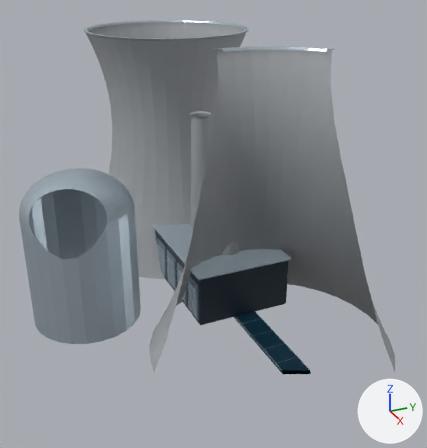
What one commit did to the Blender file tools/blender/across-infrastructure.blend.
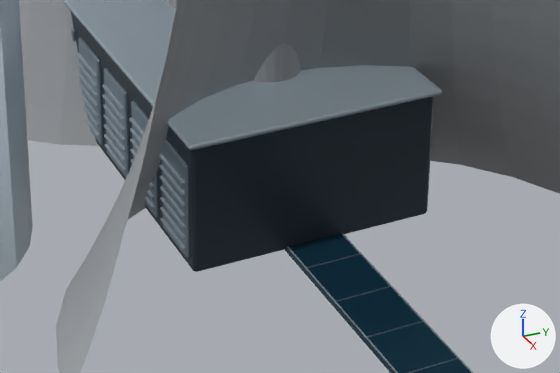
Each version is shown whole from a 50 mm camera at (69.6, -31.4, 44.0) aimed at (4.3, -2.0, 11.4), then close up on the part from 30% to 78% of the width and 50% to 81% of the height. Every picture has the same lights, and +X, +Y and +Z are marked at lower right. The first two pictures are the older version. Everything nearer to the camera than a plane just in front of the edit is cut away.

The older version as bpy lines, for what is in view:
```python
me_cooling_tower_shell = bpy.data.meshes.new('Cooling tower shell')
me_cooling_tower_shell.from_pydata(...)  # 1216 vertices, 1152 faces; spans x -32.0..32.0, y -15.0..15.0, z 0.0..34.0
me_cooling_tower_shell.materials.append(mat_satin_concrete)  # grey #a6aaad
me_pv_row = bpy.data.meshes.new('PV row')
me_pv_row.from_pydata(...)  # 56 vertices, 54 faces; spans x -30.0..30.0, y -1.5..1.5, z -0.2..0.2
me_pv_row.materials.append(mat_photovoltaic_glazing)  # dark blue #214b61
me_tapered_exhaust_stack = bpy.data.meshes.new('Tapered exhaust stack')
me_tapered_exhaust_stack.from_pydata(...)  # 144 vertices, 96 faces; spans x -6.3..6.3, y -1.9..1.9, z 0.0..24.0
me_tapered_exhaust_stack.materials.append(mat_satin_concrete)  # grey #a6aaad
ob_gas_plant__satin_concrete = bpy.data.objects.new('GAS_PLANT__Satin concrete', me_tapered_exhaust_stack)
ob_gas_plant__satin_concrete.parent = ob_gas_plant
ob_gas_plant__satin_concrete.location = (0.0, 0.0, 0.0)
ob_nuclear_plant__satin_concrete = bpy.data.objects.new('NUCLEAR_PLANT__Satin concrete', me_cooling_tower_shell)
ob_nuclear_plant__satin_concrete.parent = ob_nuclear_plant
ob_nuclear_plant__satin_concrete.location = (0.0, 0.0, 0.0)
ob_solar_row__photovoltaic_glazing = bpy.data.objects.new('SOLAR_ROW__Photovoltaic glazing', me_pv_row)
ob_solar_row__photovoltaic_glazing.parent = ob_solar_row
ob_solar_row__photovoltaic_glazing.location = (0.0, 0.0, 0.0)
# also in view: 'SOLAR_ROW__Ceramic metal casing' at (0.0, 0.0, 0.2); 'NUCLEAR_PLANT__Ceramic metal casing' at (0.0, -6.9, 17.0); 'GAS_PLANT__Ceramic metal casing' at (0.0, 0.0, 4.2); 'GAS_PLANT__Graphite recess' at (0.0, 0.0, 3.5); 'GAS_PLANT__Brushed structural steel' at (0.0, -2.5, 12.2)
```
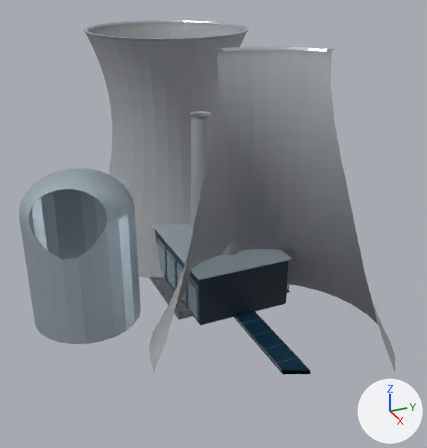
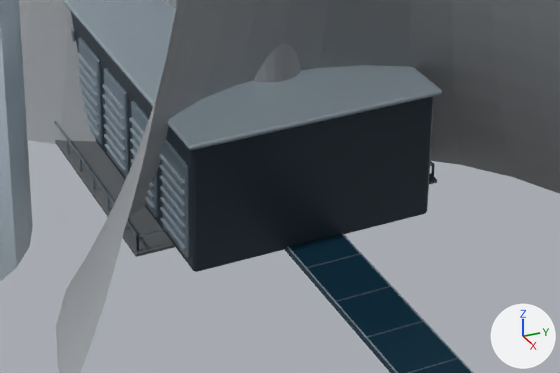
Pixel boxes (x1, y1, x2, y2) of what changed, in the close-ups (560 x 373 px):
'MAP_SUBSTATION__Crushed rock yard', added
    after: (55, 140, 437, 257)
'MAP_SUBSTATION__Brushed structural steel', added (mostly hidden)
    after: (54, 121, 435, 252)

Diff of the bpy script that builds the scene:
```diff
--- a/tools/blender/across-infrastructure.blend.py
+++ b/tools/blender/across-infrastructure.blend.py
@@ mat_crushed_rock_yard @@
+mat_crushed_rock_yard = principled_material('Crushed rock yard')
+mat_crushed_rock_yard.base_color = (0.13, 0.14, 0.15)  # dark grey #65696c
+mat_crushed_rock_yard.roughness = 0.95
@@ me_control_house_roof @@
+me_control_house_roof.from_pydata(...)  # 592 vertices, 420 faces; spans x -7.3..7.3, y -8.4..8.4, z 0.1..7.2
+me_control_house_roof.materials.append(mat_brushed_structural_steel)  # greyish blue #95a6b3
@@ me_substation_gravel_pad @@
+me_substation_gravel_pad.from_pydata(...)  # 56 vertices, 54 faces; spans x -7.5..7.5, y -8.5..8.5, z 0.0..0.2
+me_substation_gravel_pad.materials.append(mat_crushed_rock_yard)  # dark grey #65696c
@@ ob_map_substation__brushed_structural_steel @@
+ob_map_substation__brushed_structural_steel = bpy.data.objects.new('MAP_SUBSTATION__Brushed structural steel', me_control_house_roof)
+ob_map_substation__brushed_structural_steel.parent = ob_map_substation
+ob_map_substation__brushed_structural_steel.location = (0.0, 0.0, 0.0)
@@ ob_map_substation @@
+ob_map_substation = bpy.data.objects.new('MAP_SUBSTATION', None)
+ob_map_substation.parent = ob_ifx_across_infrastructure
+ob_map_substation.location = (0.0, 0.0, 0.0)
@@ ob_map_substation__crushed_rock_yard @@
+ob_map_substation__crushed_rock_yard = bpy.data.objects.new('MAP_SUBSTATION__Crushed rock yard', me_substation_gravel_pad)
+ob_map_substation__crushed_rock_yard.parent = ob_map_substation
+ob_map_substation__crushed_rock_yard.location = (0.0, 0.0, 0.0)
```
